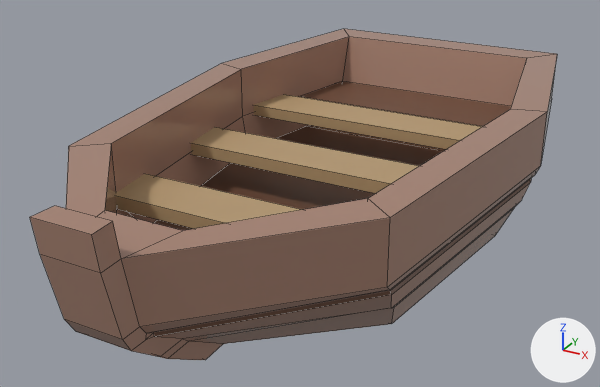
A saved change to the FBX model Lost in the sea/Assets/Models/Boats/Small_boat.fbx.
One viewpoint serves both versions: a camera (50 mm lens) standing at (1.65, -3.16, 1.73) and looking at (-0.06, -0.06, 0.18). Arrows for +X, +Y and +Z are at lower right; the lights stay in place. Mesh edges are drawn as thin lines. Where no turn or scale is listed for an object, it has been applied to the vertices.

The first picture shows 'Boat'.
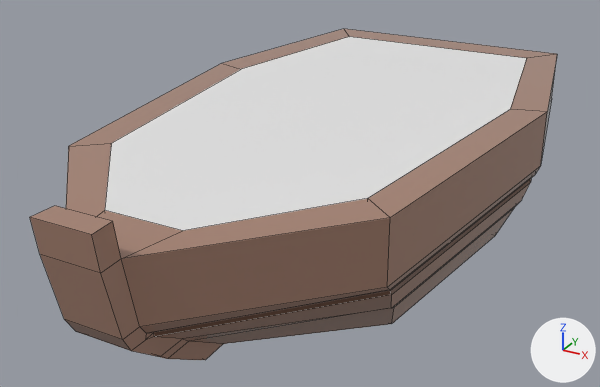
Commit message: Water mask

Where the change shows, as pixel boxes (x1, y1, x2, y2) in the pictures (600 x 387 px):
'WaterMask', added: after (105, 37, 527, 231)

What changed in the scene script:
```text
Add mat_watermask:
    mat_watermask = principled_material('WaterMask')
    mat_watermask.base_color = (0.8, 0.8, 0.8)  # white #e7e7e7
Add me_cube_001:
    me_cube_001.from_pydata([(0.58, -0.72, 0.55), (0.55, 1.48, 0.55), (0.73, 0.52, 0.55), (0.16, -1.23, 0.55), (-0.58, -0.72, 0.55), (-0.55, 1.48, 0.55), (-0.73, 0.52, 0.55), (-0.16, -1.23, 0.55)], [], [(7, 3, 0, 2, 1, 5, 6, 4)])
    me_cube_001.materials.append(mat_watermask)  # white #e7e7e7
Add ob_watermask:
    ob_watermask = bpy.data.objects.new('WaterMask', me_cube_001)
    ob_watermask.location = (0.0, 0.0, 0.0)
```
